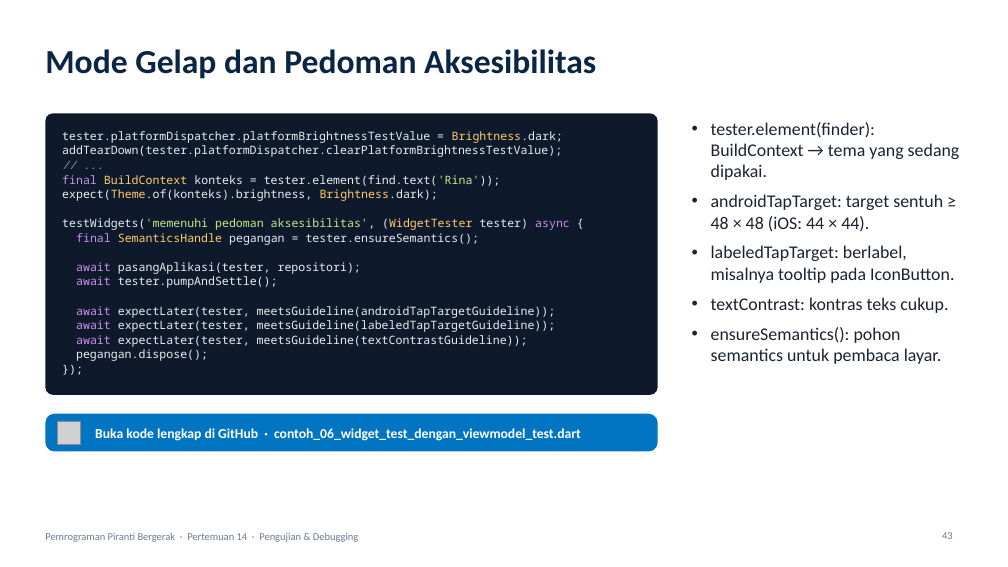
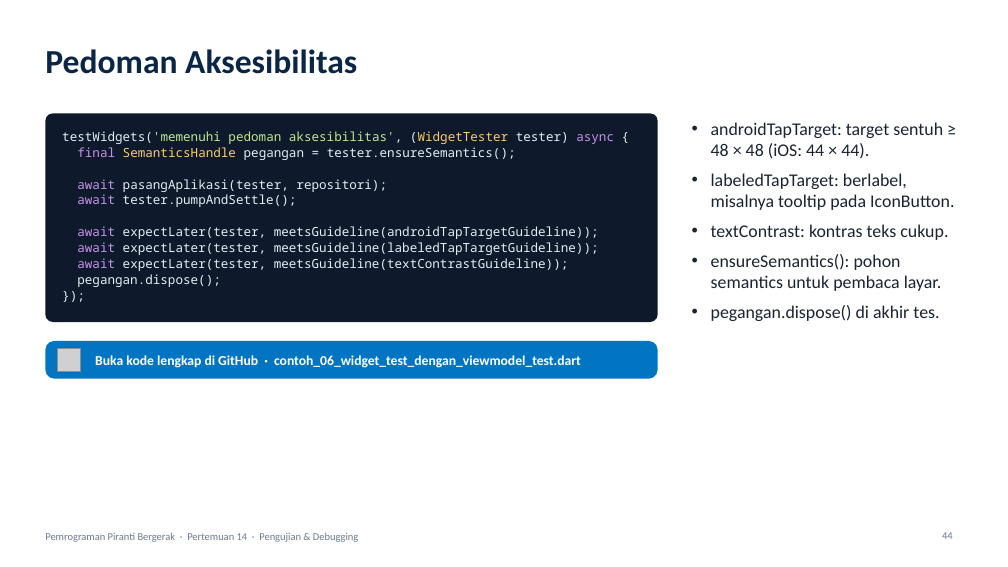
Before and after one commit to antonprafanto/mobile2026, a slide deck: slide 44 of pertemuan_14_pengujian_dan_debugging/slide/PERTEMUAN_14_Pengujian_dan_Debugging.pptx (slide 43 before the commit). Drawn at 1008x567 pixels with LibreOffice and Linux fonts; fonts in the diff are those of the drawing; grey boxes stand for pictures. Boxes give left, top, right and bottom in pixels: in the first picture for what was removed or moved away, otherwise in the second. Text is boxed around its words. In the diff, an @@ line names an element or a change of style, - is before the commit and + after.

```diff
--- a/pertemuan_14_pengujian_dan_debugging/slide/PERTEMUAN_14_Pengujian_dan_Debugging.pptx
+++ b/pertemuan_14_pengujian_dan_debugging/slide/PERTEMUAN_14_Pengujian_dan_Debugging.pptx
@@ title at (45,49,357,74): text changed @@
-Mode Gelap dan Pedoman Aksesibilitas
+Pedoman Aksesibilitas
@@ rounded rectangle "testWidgets('memenuhi pedoman aksesibilitas', (WidgetTester  ...": place and size @@
-rounded rectangle "testWidgets('memenuhi pedoman aksesibilitas', (WidgetTester  ..." at (45,113,658,395)
+rounded rectangle "testWidgets('memenuhi pedoman aksesibilitas', (WidgetTester  ..." at (45,113,658,322)
@@ rounded rectangle "testWidgets('memenuhi pedoman aksesibilitas', (WidgetTester  ..." at (45,113,658,322): size 11 to 12 pt; proportions changed @@
@@ text in rounded rectangle at (62,131,563,201): paragraphs removed @@
-tester.platformDispatcher.platformBrightnessTestValue = Brightness.dark;
-addTearDown(tester.platformDispatcher.clearPlatformBrightnessTestValue);
-// ...
-final BuildContext konteks = tester.element(find.text('Rina'));
-expect(Theme.of(konteks).brightness, Brightness.dark);
@@ text at (711,122,960,180): paragraph removed @@
-• tester.element(finder): BuildContext → tema yang sedang dipakai.
@@ text at (711,305,939,321): paragraph added @@
+• pegangan.dispose() di akhir tes.
@@ rounded rectangle "Buka kode lengkap di GitHub ...": place and size @@
-rounded rectangle "Buka kode lengkap di GitHub ..." at (45,414,658,451)
+rounded rectangle "Buka kode lengkap di GitHub ..." at (45,341,658,379)
@@ picture: place and size @@
-picture at (57,421,80,444)
+picture at (57,349,80,371)
@@ page number at (942,532,953,539): text changed @@
-43
+44
```
Also in this commit, not shown: 1 slide added, 7 other files.
